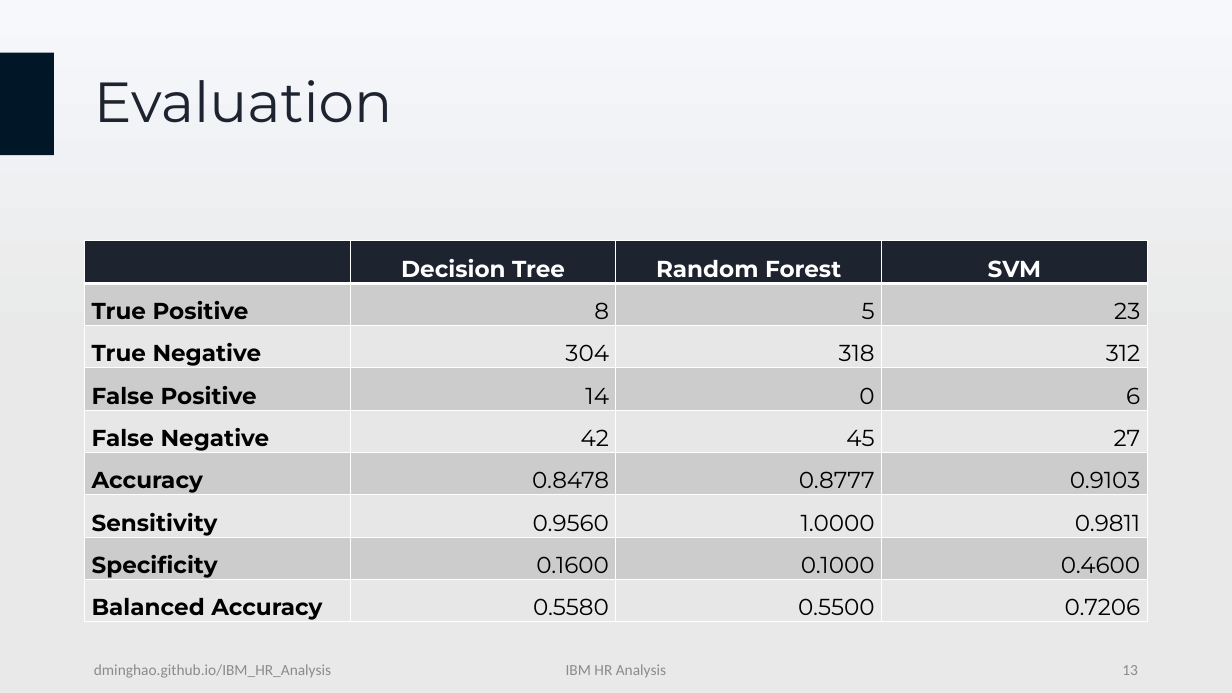
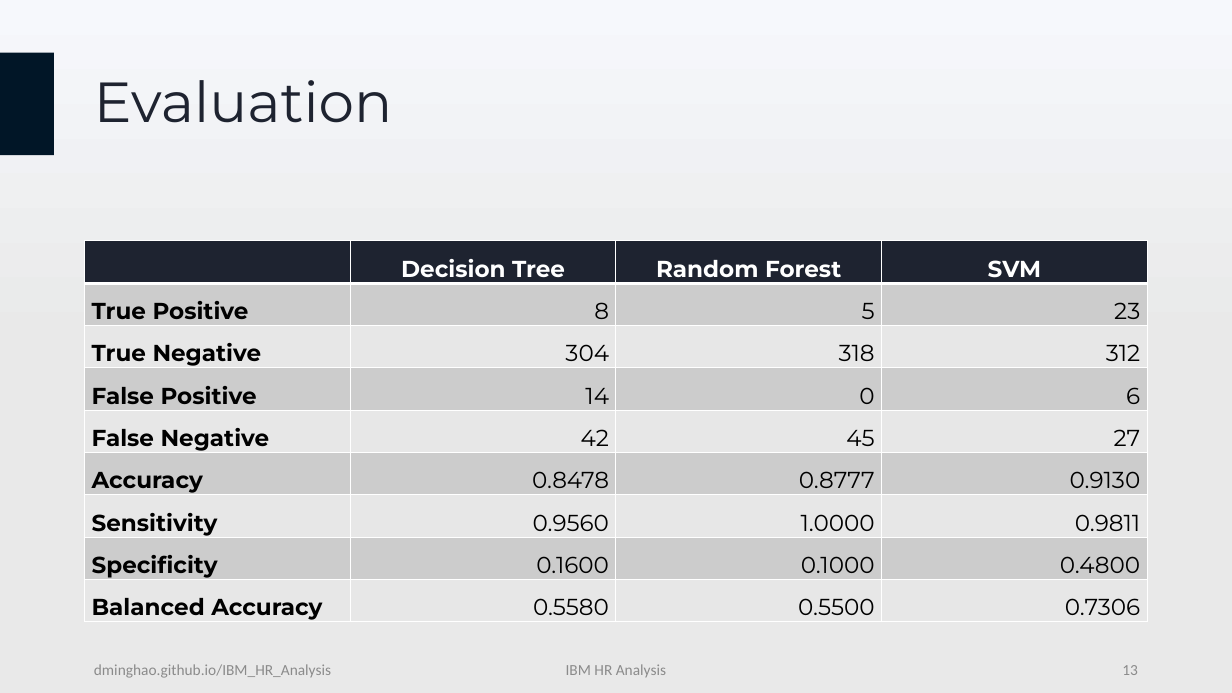
Before and after one commit to DMinghao/IBM_HR_Analysis, a slide deck: slide 13 of docs/IBM HR Analysis Presentation.pptx. Drawn at 1232x693 pixels with LibreOffice and Linux fonts; fonts in the diff are those of the drawing. Boxes give left, top, right and bottom in pixels: in the first picture for what was removed or moved away, otherwise in the second. Text is boxed around its words. In the diff, an @@ line names an element or a change of style, - is before the commit and + after.

```diff
--- a/docs/IBM HR Analysis Presentation.pptx
+++ b/docs/IBM HR Analysis Presentation.pptx
@@ table at bbox=[85, 241, 1150, 624] @@
-row 6, column 4: 0.9103
+row 6, column 4: 0.9130
-row 8, column 4: 0.4600
+row 8, column 4: 0.4800
-row 9, column 4: 0.7206
+row 9, column 4: 0.7306
```
Also in this commit, not shown: 2 other slides changed, 4 other files.
